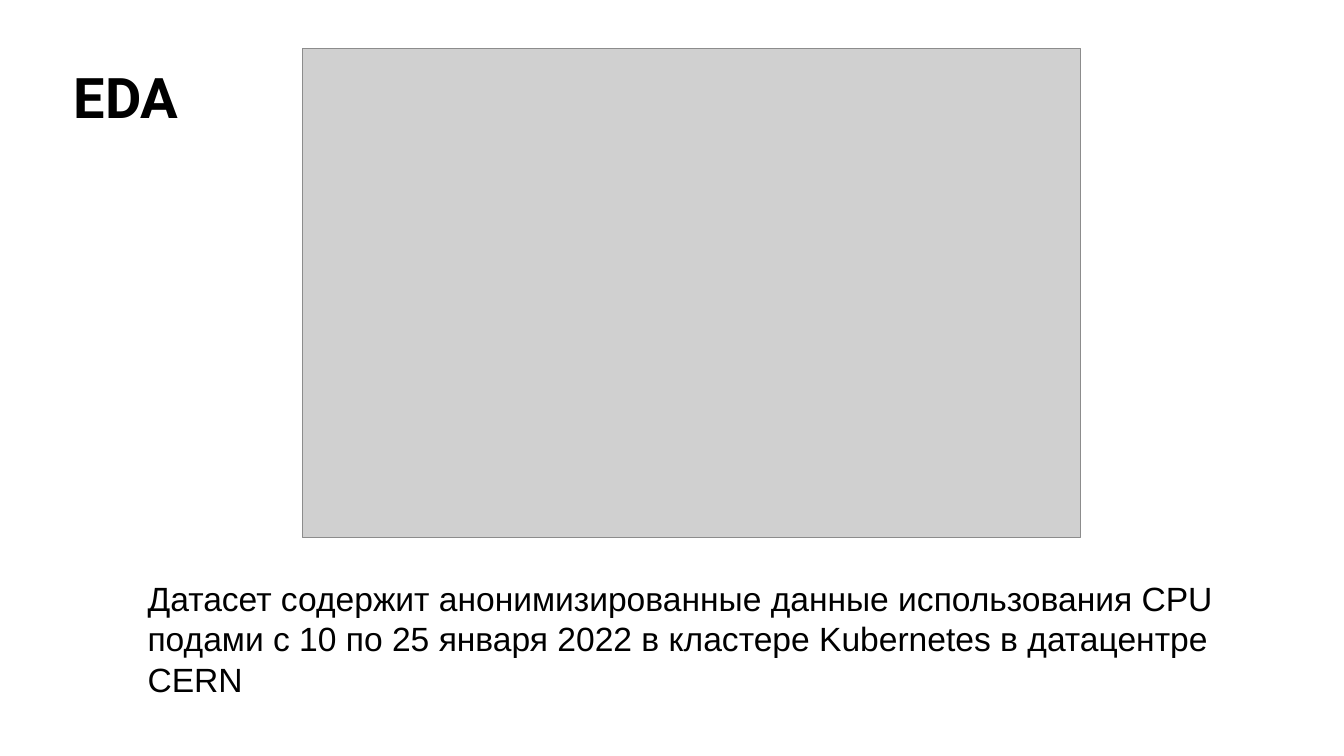
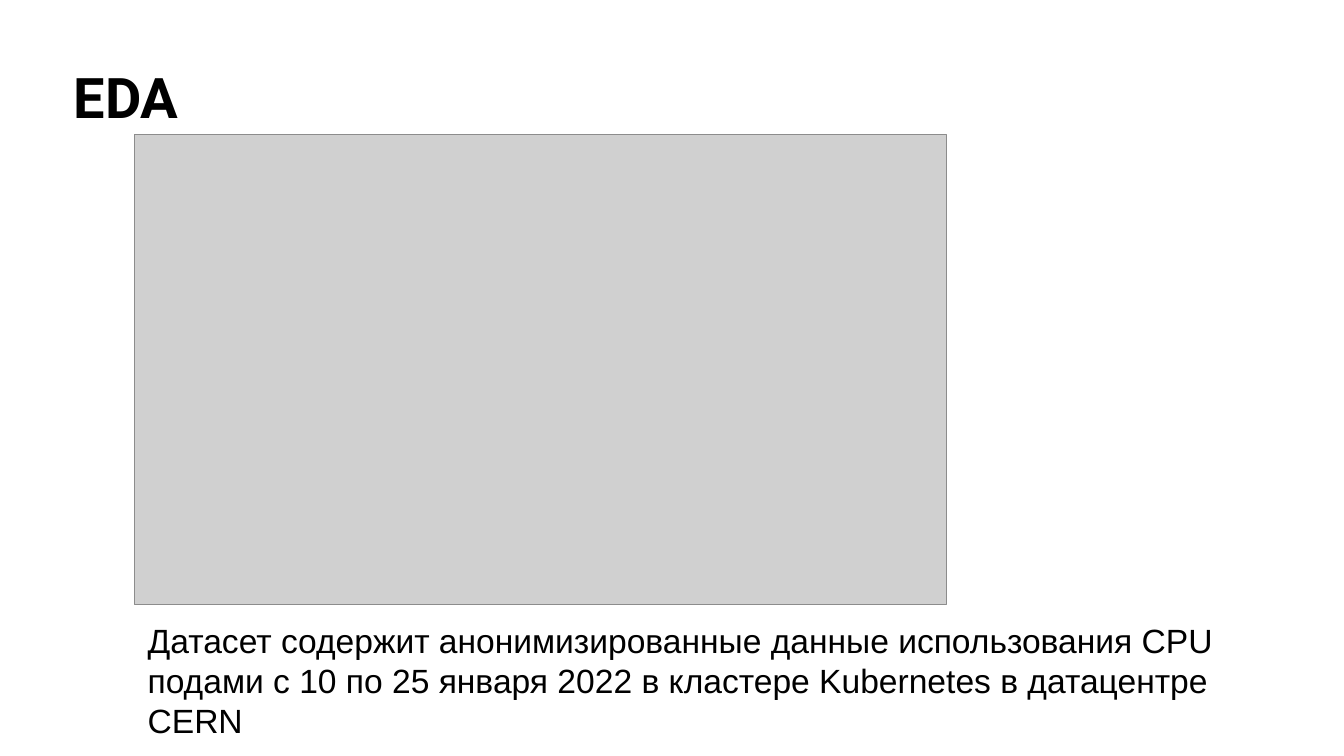
Before and after one commit to m0zart89/otus-ml-pro-2024-05, a slide deck: slide 6 of presentation.pptx. Drawn at 1344x756 pixels with LibreOffice and Linux fonts; fonts in the diff are those of the drawing; grey boxes stand for pictures; background and template pictures are left out. Boxes give left, top, right and bottom in pixels: in the first picture for what was removed or moved away, otherwise in the second. Text is boxed around its words. In the diff, an @@ line names an element or a change of style, - is before the commit and + after.

```diff
--- a/presentation.pptx
+++ b/presentation.pptx
@@ picture: place and size @@
-picture at box(302, 48, 1081, 538)
+picture at box(134, 134, 946, 605)
@@ text "Датасет содержит анонимизированные данные использования ...": place and size @@
-text "Датасет содержит анонимизированные данные использования ..." at box(148, 587, 1213, 693)
+text "Датасет содержит анонимизированные данные использования ..." at box(148, 629, 1213, 734)
```
Also in this commit, not shown: 24 other slides changed, 1 slide added.
